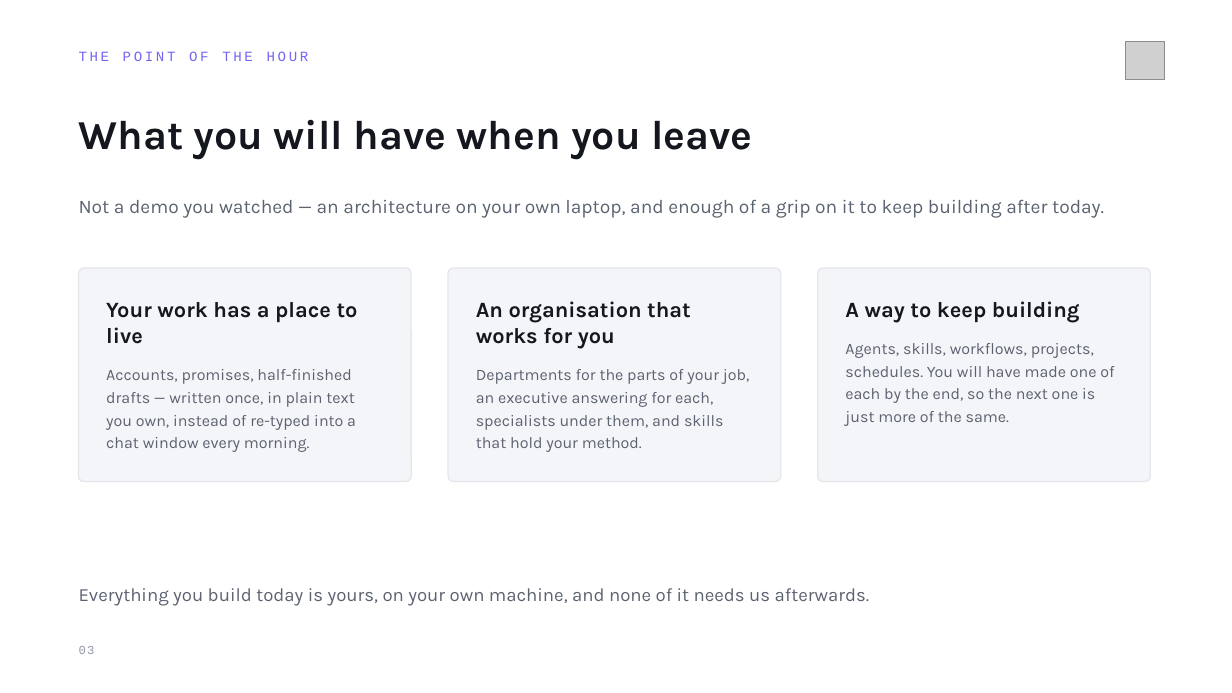
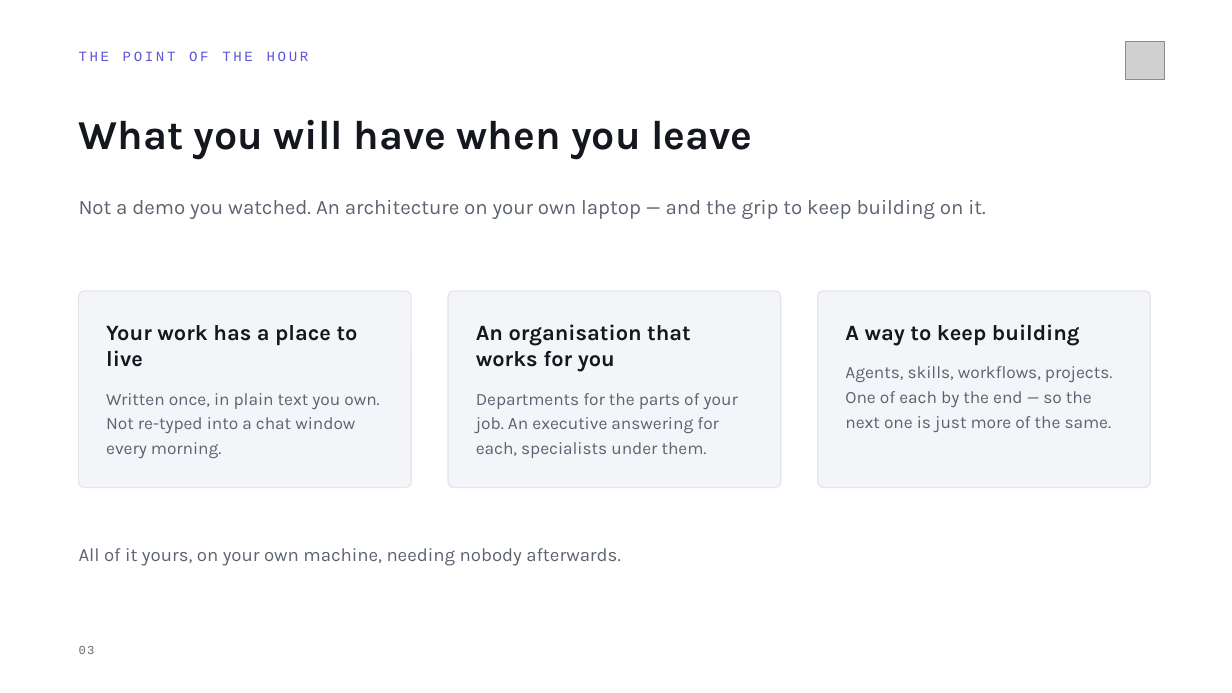
Before and after one commit to MeshPro-iPaaS/ai-ops-framework, a slide deck: slide 3 of docs/Personal AI Assistant — Installation.pptx. Drawn at 1232x693 pixels with LibreOffice and Linux fonts; fonts in the diff are those of the drawing; grey boxes stand for pictures. Boxes give left, top, right and bottom in pixels: in the first picture for what was removed or moved away, otherwise in the second. Text is boxed around its words. In the diff, an @@ line names an element or a change of style, - is before the commit and + after.

```diff
--- a/docs/Personal AI Assistant — Installation.pptx
+++ b/docs/Personal AI Assistant — Installation.pptx
@@ text "THE POINT OF THE HOUR" at <box>79,51,309,61</box>: text colour #7367F0 to #6055D8 @@
@@ text at <box>79,200,985,219</box>: text changed; size 15 to 16 pt @@
-Not a demo you watched — an architecture on your own laptop, and enough of a grip on it to keep building after today.
+Not a demo you watched. An architecture on your own laptop — and the grip to keep building on it.
@@ rounded rectangle: place and size @@
-rounded rectangle at <box>79,268,411,482</box>
+rounded rectangle at <box>79,291,411,488</box>
@@ rounded rectangle: place and size @@
-rounded rectangle at <box>448,268,781,482</box>
+rounded rectangle at <box>448,291,781,488</box>
@@ proportions changed in 3 elements at <box>79,291,411,488</box>, <box>448,291,781,488</box>, <box>818,291,1151,488</box> @@
@@ rounded rectangle: place and size @@
-rounded rectangle at <box>818,268,1151,482</box>
+rounded rectangle at <box>818,291,1151,488</box>
@@ 3 texts: place and size @@
-3 texts at <box>106,301,1080,349</box>
+3 texts at <box>106,324,1080,372</box>
@@ text at <box>845,366,1113,432</box>: text changed; size 12.5 to 13.5 pt @@
-Agents, skills, workflows, projects, schedules. You will have made one of each by the end, so the next one is just more of the same.
+Agents, skills, workflows, projects. One of each by the end — so the next one is just more of the same.
@@ text at <box>106,393,379,458</box>: text changed; size 12.5 to 13.5 pt @@
-Accounts, promises, half-finished drafts — written once, in plain text you own, instead of re-typed into a chat window every morning.
+Written once, in plain text you own. Not re-typed into a chat window every morning.
@@ text at <box>476,393,738,458</box>: text changed; size 12.5 to 13.5 pt @@
-Departments for the parts of your job, an executive answering for each, specialists under them, and skills that hold your method.
+Departments for the parts of your job. An executive answering for each, specialists under them.
@@ text at <box>79,548,621,566</box>: text changed @@
-Everything you build today is yours, on your own machine, and none of it needs us afterwards.
+All of it yours, on your own machine, needing nobody afterwards.
@@ text "03" at <box>79,646,95,654</box>: text colour #9198A6 to #6B6D72 @@
```
Also in this commit, not shown: 17 other slides changed, 1 other file.
